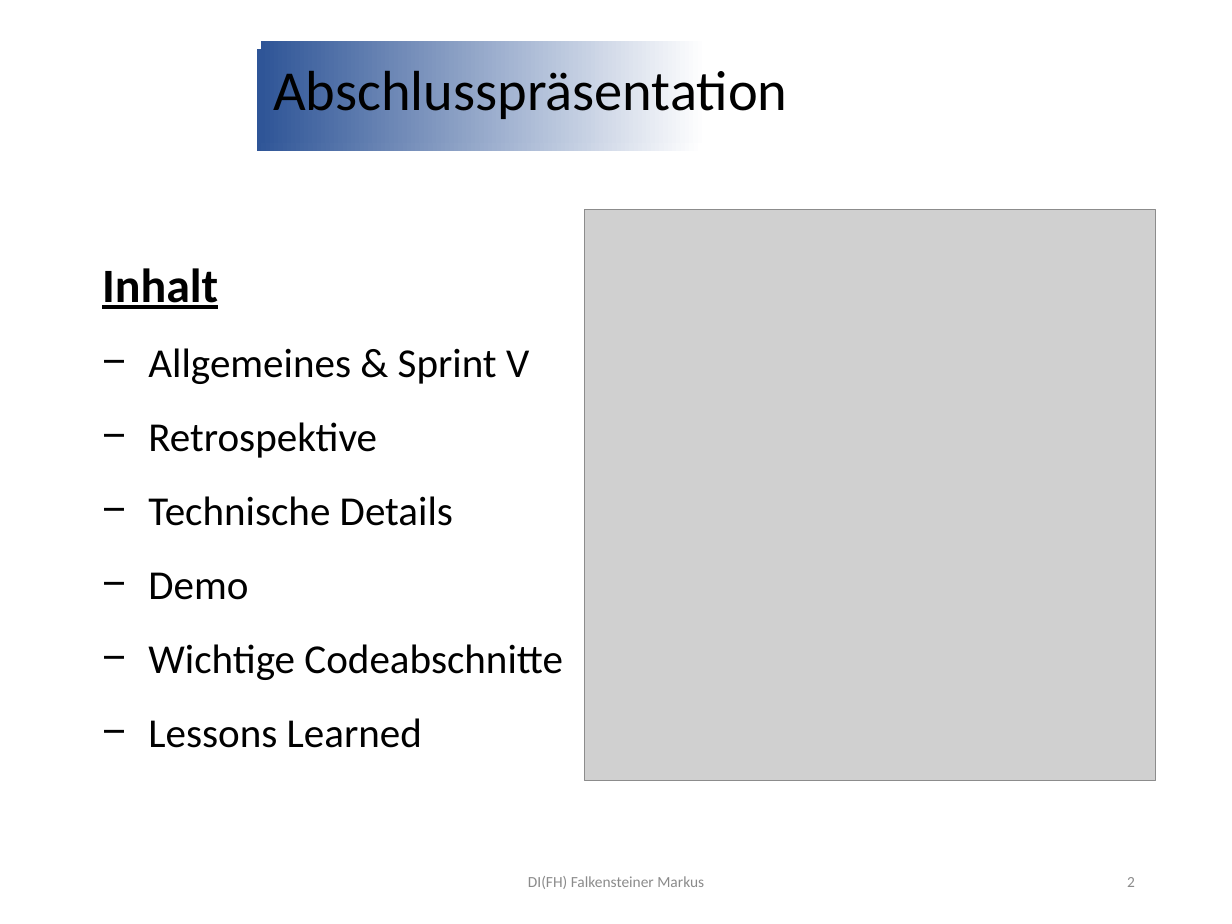
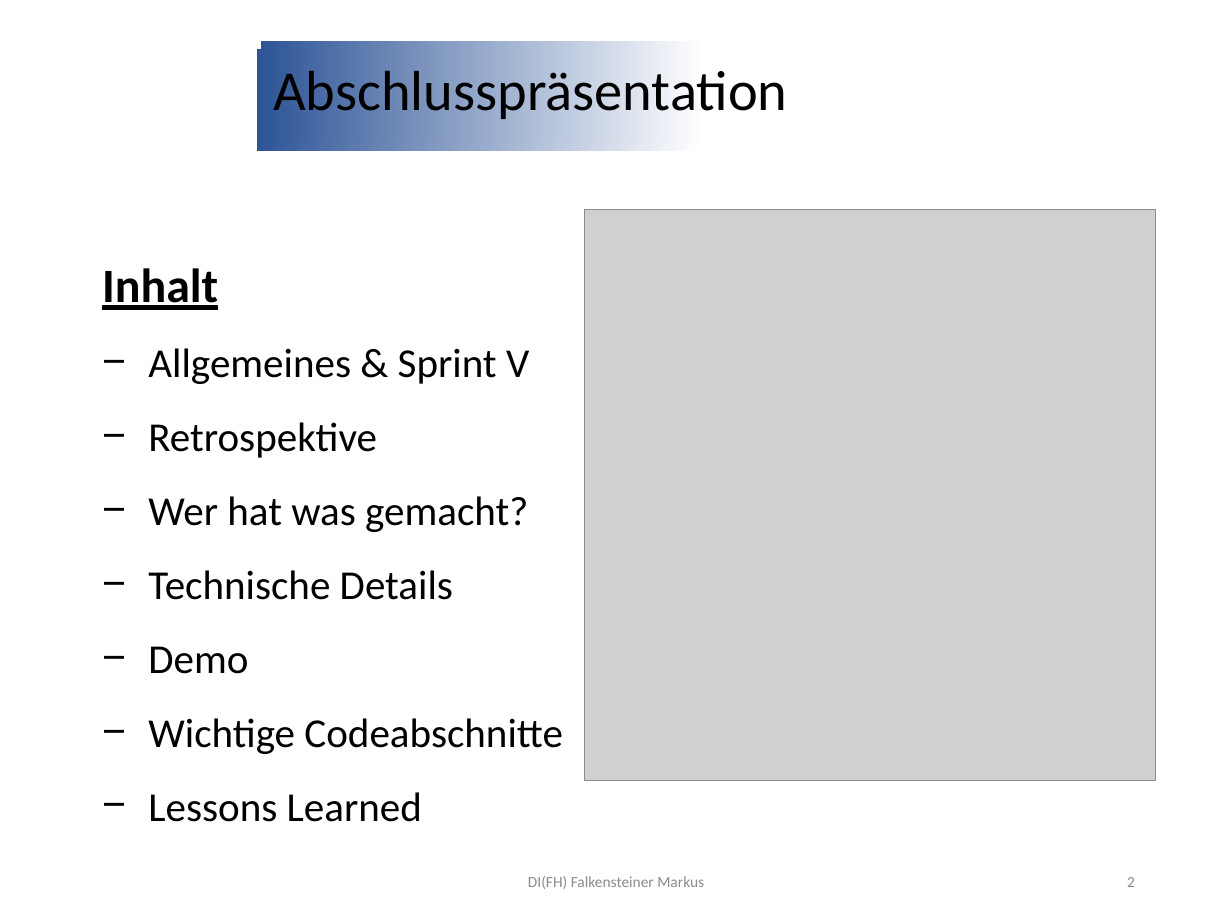
Before and after one commit to jonasaberger/SYP4_MBOT_G1, a slide deck: slide 2 of 02_Backend/!_Docs/INF4_SYP_Gruppe1_Abschlusspräsentation.pptx. Drawn at 1232x924 pixels with LibreOffice and Linux fonts; fonts in the diff are those of the drawing; grey boxes stand for pictures; background and template pictures are left out. Boxes give left, top, right and bottom in pixels: in the first picture for what was removed or moved away, otherwise in the second. Text is boxed around its words. In the diff, an @@ line names an element or a change of style, - is before the commit and + after.

```diff
--- a/02_Backend/!_Docs/INF4_SYP_Gruppe1_Abschlusspräsentation.pptx
+++ b/02_Backend/!_Docs/INF4_SYP_Gruppe1_Abschlusspräsentation.pptx
@@ text at (148, 496, 528, 532): paragraph added @@
+− Wer hat was gemacht?
```
Also in this commit, not shown: 1 slide added.
